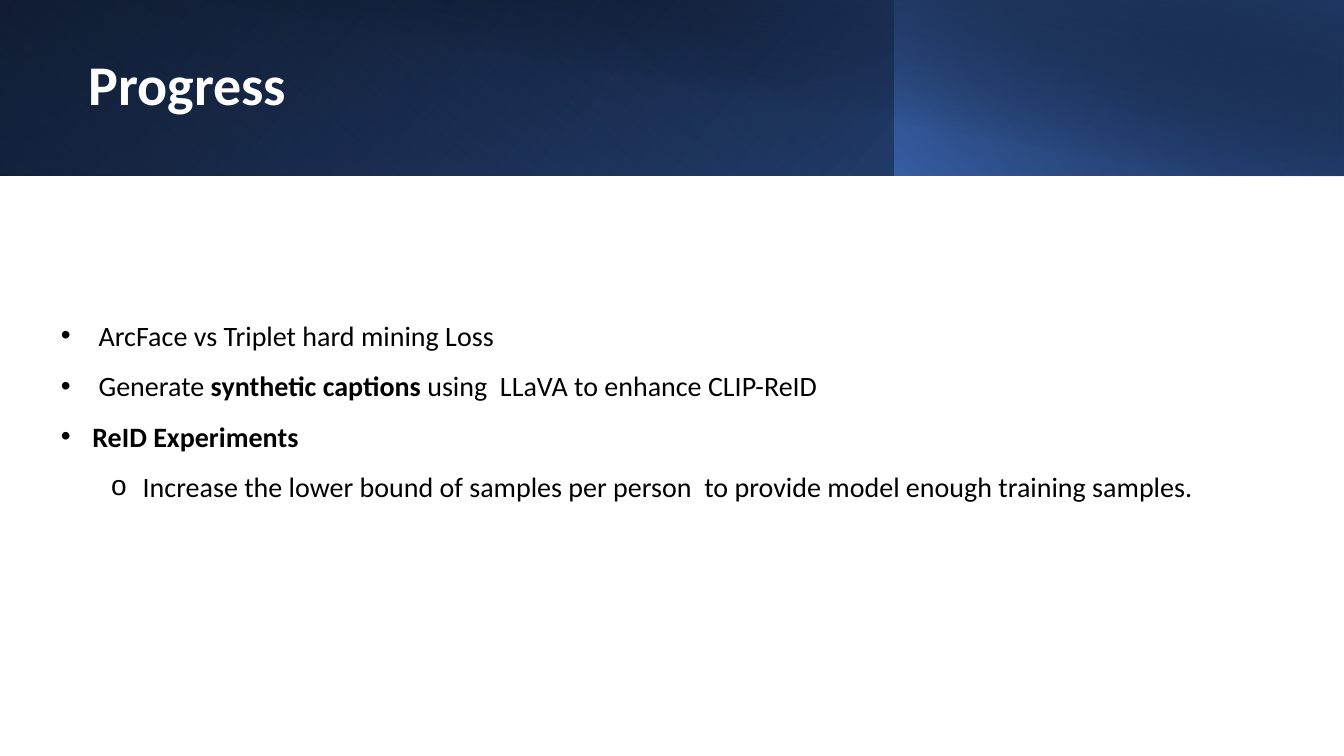
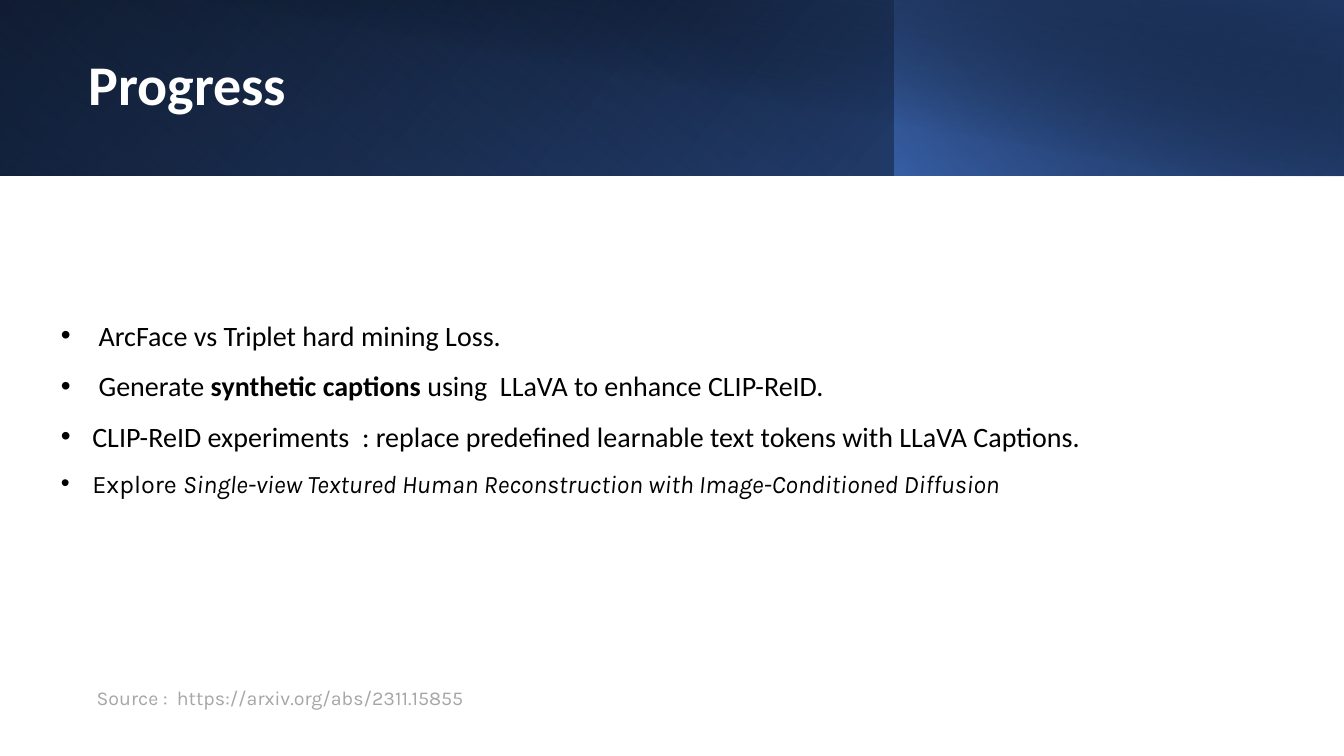
Before and after one commit to ManishGovind/transfer, a slide deck: slide 10 of Temp.pptx. Drawn at 1344x756 pixels with LibreOffice and Linux fonts; fonts in the diff are those of the drawing. Boxes give left, top, right and bottom in pixels: in the first picture for what was removed or moved away, otherwise in the second. Text is boxed around its words. In the diff, an @@ line names an element or a change of style, - is before the commit and + after.

```diff
--- a/Temp.pptx
+++ b/Temp.pptx
@@ text at (x1=92, y1=326, x2=1079, y2=499): text changed @@
-• ArcFace vs Triplet hard mining Loss
-• Generate synthetic captions using LLaVA to enhance CLIP-ReID
-• ReID Experiments
-  o Increase the lower bound of samples per person to provide model enough training samples.
+• ArcFace vs Triplet hard mining Loss.
+• Generate synthetic captions using LLaVA to enhance CLIP-ReID.
+• CLIP-ReID experiments : replace predefined learnable text tokens with LLaVA Captions.
+• Explore Single-view Textured Human Reconstruction with Image-Conditioned Diffusion
@@ text added at (x1=97, y1=691, x2=463, y2=710), 14 pt, text #A6A6A6 @@
+Source : https://arxiv.org/abs/2311.15855
```
Also in this commit, not shown: 8 other slides changed, 6 slides added, 1 slide removed.
